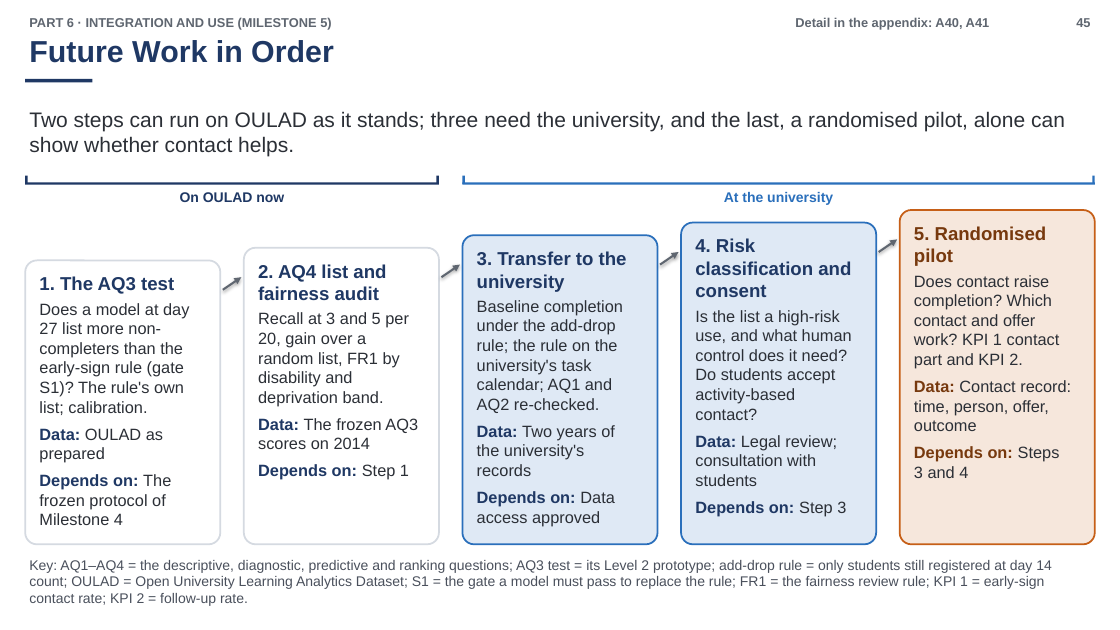
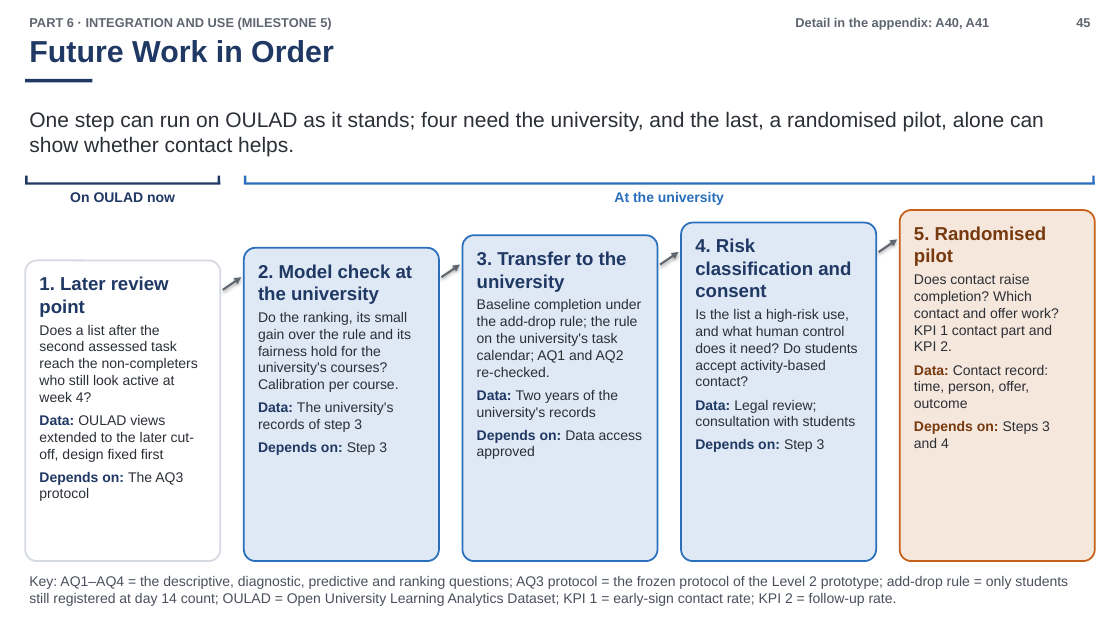
Before and after one commit to zgid123/the-science-of-data-analyst-course, a slide deck: slide 45 of reports/milestone-5/build/N04_Milestone5_Slides-Split_EN.pptx. Drawn at 1120x630 pixels with LibreOffice and Linux fonts; fonts in the diff are those of the drawing. Boxes give left, top, right and bottom in pixels: in the first picture for what was removed or moved away, otherwise in the second. Text is boxed around its words. In the diff, an @@ line names an element or a change of style, - is before the commit and + after.

```diff
--- a/reports/milestone-5/build/N04_Milestone5_Slides-Split_EN.pptx
+++ b/reports/milestone-5/build/N04_Milestone5_Slides-Split_EN.pptx
@@ text at <box>29,111,1044,157</box>: text changed @@
-Two steps can run on OULAD as it stands; three need the university, and the last, a randomised pilot, alone can show whether contact helps.
+One step can run on OULAD as it stands; four need the university, and the last, a randomised pilot, alone can show whether contact helps.
@@ rectangle: place and size @@
-rectangle at <box>437,176,439,184</box>
+rectangle at <box>218,176,220,184</box>
@@ rectangle: place and size @@
-rectangle at <box>463,176,465,184</box>
+rectangle at <box>244,176,246,184</box>
@@ text "On OULAD now": place and size @@
-text "On OULAD now" at <box>180,192,284,202</box>
+text "On OULAD now" at <box>70,192,175,202</box>
@@ rectangle: place and size @@
-rectangle at <box>25,182,439,185</box>
+rectangle at <box>25,182,220,185</box>
@@ text "At the university": place and size @@
-text "At the university" at <box>724,192,833,205</box>
+text "At the university" at <box>614,192,724,205</box>
@@ rectangle: place and size @@
-rectangle at <box>463,182,1096,185</box>
+rectangle at <box>244,182,1095,185</box>
@@ rounded rectangle: place and size @@
-rounded rectangle at <box>463,235,658,544</box>
+rounded rectangle at <box>463,235,658,561</box>
@@ rounded rectangle: place and size @@
-rounded rectangle at <box>681,223,876,544</box>
+rounded rectangle at <box>681,223,876,561</box>
@@ rounded rectangle: place and size @@
-rounded rectangle at <box>900,210,1095,544</box>
+rounded rectangle at <box>900,210,1095,561</box>
@@ rounded rectangle: place and size @@
-rounded rectangle at <box>25,260,220,544</box>
+rounded rectangle at <box>25,260,220,561</box>
@@ rounded rectangle: place and size @@
-rounded rectangle at <box>244,248,439,544</box>
+rounded rectangle at <box>244,248,439,561</box>
@@ rounded rectangle at <box>244,248,439,561</box>: fill #FFFFFF to #DFE9F5; outline #D5DAE1 1.5 pt to #2A6FBB 1.5 pt @@
@@ text at <box>258,264,413,304</box>: text changed @@
-2. AQ4 list and fairness audit
+2. Model check at the university
@@ text at <box>39,276,169,317</box>: text changed @@
-1. The AQ3 test
+1. Later review point
@@ size 14 to 12 pt in 3 elements at <box>914,274,1059,448</box>, <box>695,309,858,452</box>, <box>477,299,642,459</box> @@
@@ text at <box>39,325,198,501</box>: text changed; size 14 to 12 pt @@
-Does a model at day 27 list more non-completers than the early-sign rule (gate S1)? The rule's own list; calibration.
-Data: OULAD as prepared
-Depends on: The frozen protocol of Milestone 4
+Does a list after the second assessed task reach the non-completers who still look active at week 4?
+Data: OULAD views extended to the later cut-off, design fixed first
+Depends on: The AQ3 protocol
@@ text at <box>258,312,411,455</box>: text changed; size 14 to 12 pt @@
-Recall at 3 and 5 per 20, gain over a random list, FR1 by disability and deprivation band.
-Data: The frozen AQ3 scores on 2014
-Depends on: Step 1
+Do the ranking, its small gain over the rule and its fairness hold for the university's courses? Calibration per course.
+Data: The university's records of step 3
+Depends on: Step 3
@@ text at <box>29,576,1068,606</box>: text changed @@
-Key: AQ1–AQ4 = the descriptive, diagnostic, predictive and ranking questions; AQ3 test = its Level 2 prototype; add-drop rule = only students still registered at day 14 count; OULAD = Open University Learning Analytics Dataset; S1 = the gate a model must pass to replace the rule; FR1 = the fairness review rule; KPI 1 = early-sign contact rate; KPI 2 = follow-up rate.
+Key: AQ1–AQ4 = the descriptive, diagnostic, predictive and ranking questions; AQ3 protocol = the frozen protocol of the Level 2 prototype; add-drop rule = only students still registered at day 14 count; OULAD = Open University Learning Analytics Dataset; KPI 1 = early-sign contact rate; KPI 2 = follow-up rate.
```
Also in this commit, not shown: 33 other slides changed, 3 slides added, 3 slides removed, 55 other files.
